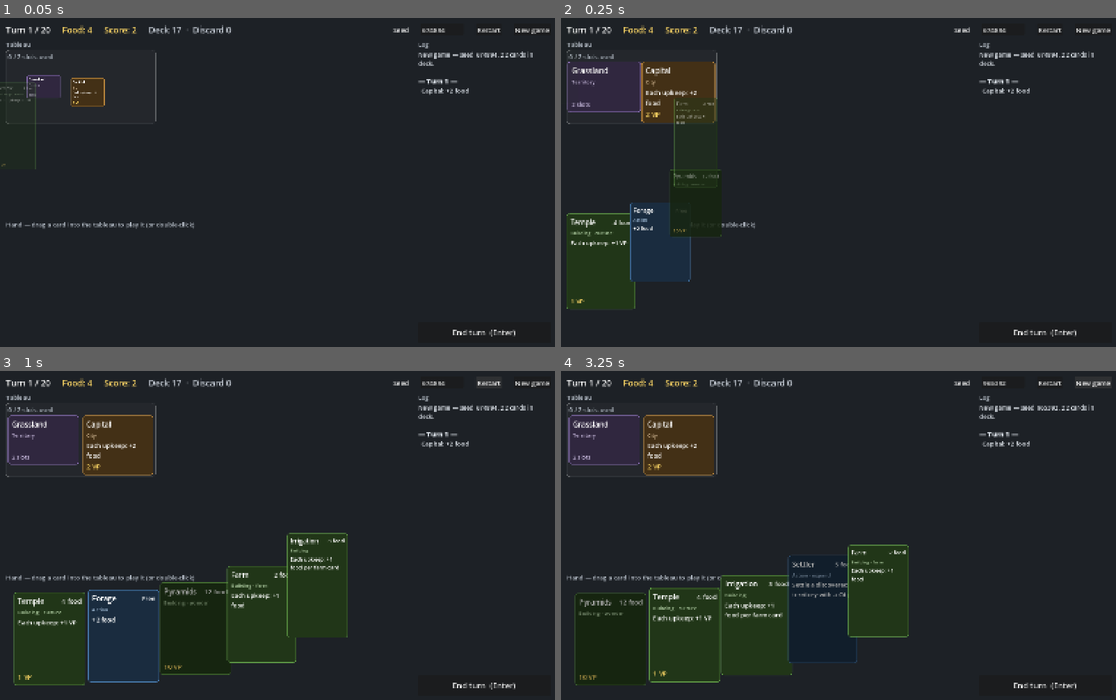
Above: before the commit, frames 1-4 (two rows, left to right).
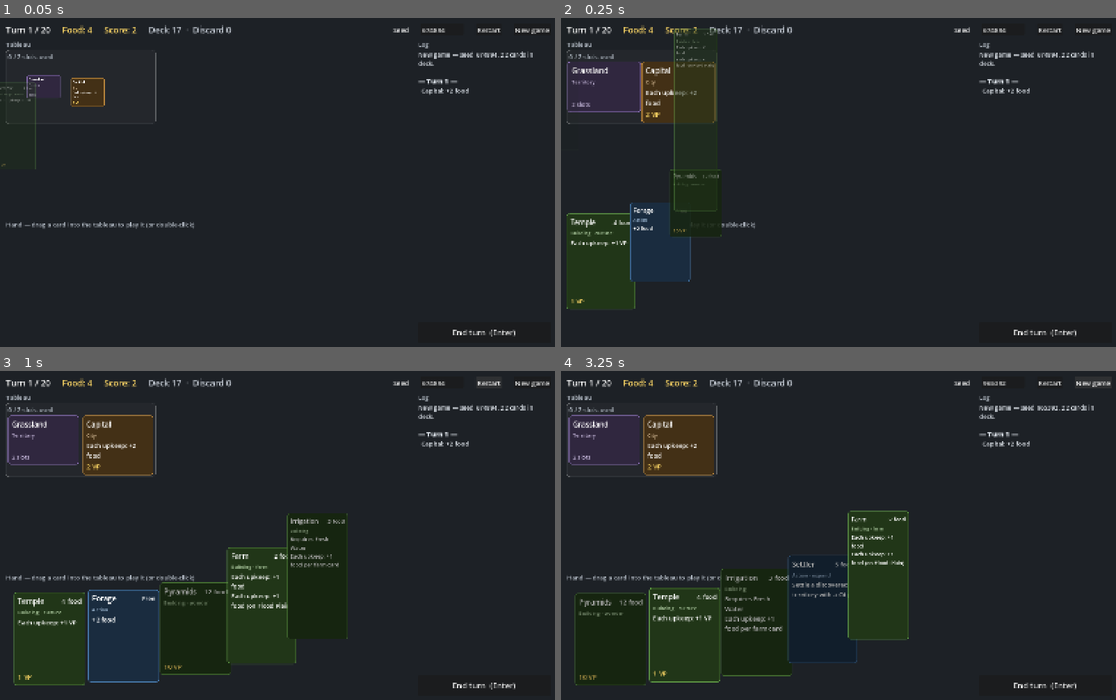
Above: after the commit, the same moments.

Repository: r888888888/4x-card-game
Game: Godot game, scene res://ui/main.tscn
Same seed, same stepped clock (60 frames per second), same inputs: the game is played once before the commit and once after it.
Inputs:
- Up to frame 1 (0.05 s): no input
- Up to frame 2 (0.25 s): no input
- Up to frame 3 (1 s): click "Restart" at 0.5 s
- Up to frame 4 (3.25 s): click "Restart" at 1.25 s; click "Restart" at 2 s; click "New game" at 2.75 s

Frame 1 is identical in both runs. In frame 2, 0.4% of the frame differs, in the area x 20-29%, y 3-59%; in frame 3, 1.2%; in frame 4, 1.5%, in the area x 28-63%, y 42-93%.

Commit message:
005: real keyword list, Irrigation requires Fresh Water, Farm Flood Plain bonus, drag hint shows why
Co-Authored-By: Claude Opus 5.5 <noreply@anthropic.com>

Diff:
--- a/data/cards.json
+++ b/data/cards.json
@@ -13,11 +13,14 @@
     {
       "id": "farm", "name": "Farm", "type": "building",
       "cost": { "food": 2 }, "vp": 0, "tags": ["farm"],
-      "effects": [ { "op": "gain", "resource": "food", "amount": 1, "trigger": "upkeep" } ]
+      "effects": [
+        { "op": "gain", "resource": "food", "amount": 1, "trigger": "upkeep" },
+        { "op": "gain", "resource": "food", "amount": 1, "trigger": "upkeep", "keyword": "flood_plain" }
+      ]
     },
     {
       "id": "irrigation", "name": "Irrigation", "type": "building",
-      "cost": { "food": 3 }, "vp": 0, "tags": [],
+      "cost": { "food": 3 }, "vp": 0, "tags": [], "requires": ["fresh_water"],
       "effects": [ { "op": "gain_per_tag", "resource": "food", "amount": 1, "tag": "farm", "trigger": "upkeep" } ]
     },
     {
--- a/data/config.json
+++ b/data/config.json
@@ -1,6 +1,9 @@
 {
   "resources": ["food"],
-  "keywords": ["fresh_water", "flood_plain", "mountain", "jungle"],
+  "keywords": [
+    "fresh_water", "flood_plain", "mountain", "jungle", "coastal", "forest",
+    "hills", "desert", "grassland", "iron", "gold"
+  ],
   "turn_limit": 20,
   "hand_size": 5,
   "deck_model": "fixed",
--- a/ui/main.gd
+++ b/ui/main.gd
@@ -31,6 +31,8 @@
 var _lit: Array[int] = []  # uids of the target views lit up for the dragged or targeting card
 var _drop_highlight: Panel  # lights up the tableau (the drop zone) during a drag
 var _drop_style: StyleBoxFlat
+var _drag_hint: PanelContainer  # the engine's reason, under the dragged card while it shows red
+var _drag_hint_label: Label
 var _ghost: Panel  # outline of the tableau slot a dragged building or city will land in (in its group)
 var _show_ghost := false  # the dragged card is a targeted permanent: the ghost follows its target group
 var _outcome := {}  # the last card_played outcome, animated by the next _refresh
@@ -225,6 +227,13 @@
 		error = e.play_error(_dragging.uid, target)
 	_dragging.set_warning(over and error != "")
 	_drop_style.bg_color.a = 0.10 if over else 0.03
+	_drag_hint.visible = over and error != ""
+	if _drag_hint.visible:
+		_drag_hint_label.text = error
+		_drag_hint.reset_size()
+		var card := _dragging.get_global_rect()
+		_drag_hint.global_position = Vector2(
+			clampf(card.get_center().x - _drag_hint.size.x / 2, 8.0, size.x - _drag_hint.size.x - 8.0), card.end.y + 8)
 	if _show_ghost:
 		# In the lit group under the cursor, or in the only lit group.
 		var group_key := target if _lit.has(target) else (_lit[0] if _lit.size() == 1 else -1)
@@ -284,6 +293,7 @@
 	_dragging.set_warning(false)
 	_dragging = null
 	_drop_highlight.hide()
+	_drag_hint.hide()
 	_move_ghost(null)
 	_show_ghost = false
 	_unlight_targets()
@@ -588,7 +598,7 @@
 	_views.clear()
 	_outcome = {}
 	for child in _fx.get_children():
-		if child != _drop_highlight:
+		if child != _drop_highlight and child != _drag_hint:
 			child.queue_free()
 
 
@@ -743,6 +753,20 @@
 	_drop_highlight.mouse_filter = Control.MOUSE_FILTER_IGNORE
 	_drop_highlight.hide()
 	_fx.add_child(_drop_highlight)
+	_drag_hint = PanelContainer.new()
+	var hint_style := StyleBoxFlat.new()
+	hint_style.bg_color = Color(0.08, 0.09, 0.11, 0.92)
+	hint_style.border_color = CardView.WARN_COLOR
+	hint_style.set_border_width_all(1)
+	hint_style.set_corner_radius_all(6)
+	hint_style.set_content_margin_all(8)
+	_drag_hint.add_theme_stylebox_override("panel", hint_style)
+	_drag_hint.mouse_filter = Control.MOUSE_FILTER_IGNORE
+	_drag_hint.z_index = 3  # above the dragged card
+	_drag_hint_label = _fx_label("", 19, Color("ff8a80"))
+	_drag_hint.add_child(_drag_hint_label)
+	_drag_hint.hide()
+	_fx.add_child(_drag_hint)
 	var pulse := _drop_highlight.create_tween().set_loops()
 	pulse.tween_property(_drop_highlight, "modulate:a", 0.45, Anim.HIGHLIGHT_PULSE_TIME).set_trans(Tween.TRANS_SINE)
 	pulse.tween_property(_drop_highlight, "modulate:a", 1.0, Anim.HIGHLIGHT_PULSE_TIME).set_trans(Tween.TRANS_SINE)
Not shown, changed: docs/backlog/006-territory-content.md
